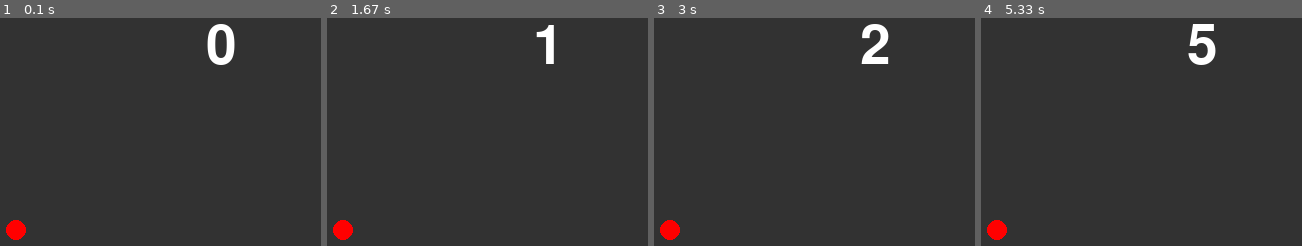
Above: before the commit, frames 1-4 (left to right).
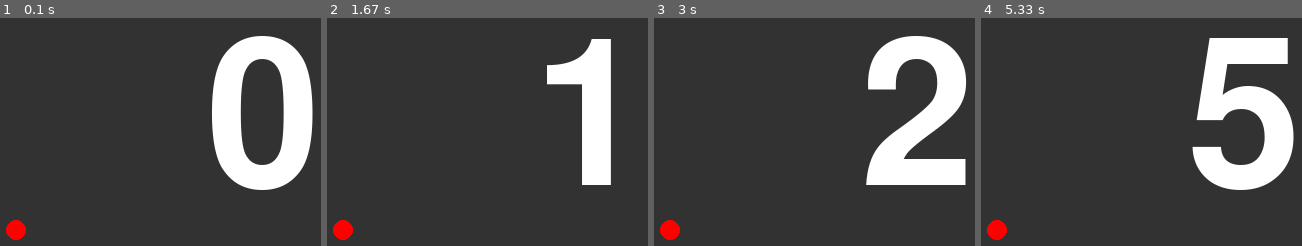
Above: after the commit, the same moments.

Repository: c0a2311499/ProjExD_1
Game: pygame game, started from pygame_system.py
Two runs of this game, one before a commit and one after it. Both use one fixed random seed, a clock stepped at 60 frames per second and the inputs below.
Inputs:
- Up to frame 1 (0.1 s): no input
- Up to frame 2 (1.67 s): no input
- Up to frame 3 (3 s): no input
- Up to frame 4 (5.33 s): no input

The runs differ from the first frame. In frame 1, 13% of the frame differs, in the area x 64-98%, y 2-76%; in frame 2, 7.3%; in frame 3, 12%; in frame 4, 12%.

Commit message:
諸々変更

Diff:
--- a/pygame_system.py
+++ b/pygame_system.py
@@ -9,7 +9,7 @@
     pg.display.set_caption("はじめてのPygame")
     screen = pg.display.set_mode((800, 600))
     clock = pg.time.Clock()
-    font = pg.font.Font(None, 80)
+    font = pg.font.Font(None, 300)
 
     enn = pg.Surface((20, 20))
     pg.draw.circle(enn, (255, 0, 0), (10, 10), 10)
